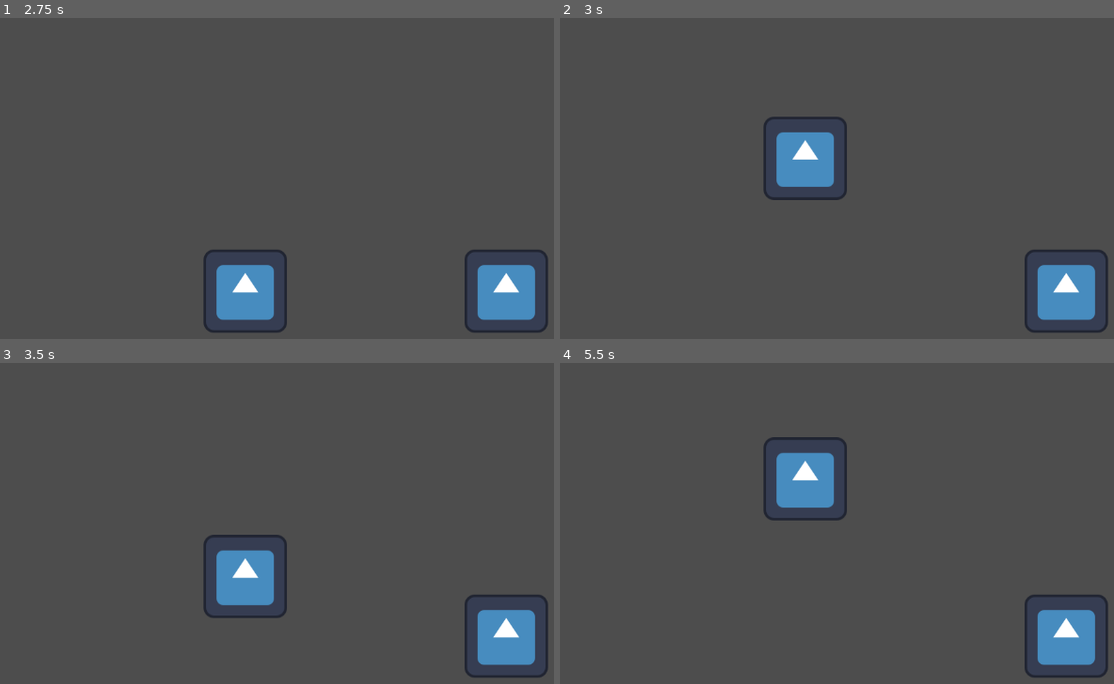
Above: before the commit, frames 1-4 (two rows, left to right).
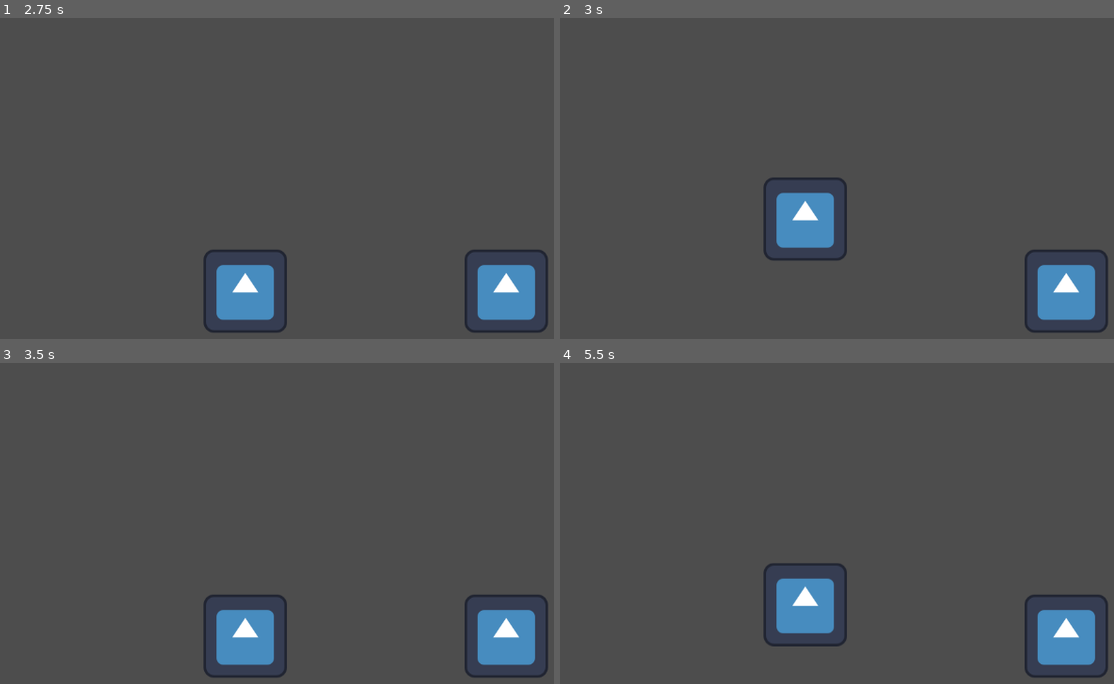
Above: after the commit, the same moments.

Repository: Pablo-Gallina/lucha
Game: Godot game, scene res://scenes/select/character_select.tscn
The game is run twice, just before and just after one commit, with the same random seed, the same clock (stepped at 60 frames per second) and the same inputs. The engine's default icon, where the game draws it, is replaced by a stand-in: a white triangle on a blue panel in a dark square.
Inputs:
- Up to frame 1 (2.75 s): click "Piedra" at 0.5 s; click "Papel" at 1.25 s; tap Enter at 2 s; hold Right (ui_right) from 2.03 s (still down); tap Up (ui_up) at 2.27 s
- Up to frame 2 (3 s): keep holding Right (ui_right); tap Space at 2.75 s
- Up to frame 3 (3.5 s): keep holding Right (ui_right); tap Up (ui_up) at 3.02 s
- Up to frame 4 (5.5 s): release Right (ui_right) at 3.53 s; hold Left (ui_left) 3.53-4.28 s; tap Enter at 4.25 s; hold Right (ui_right) from 4.28 s (still down); tap Up (ui_up) at 4.52, 5.27 s; tap Space at 5 s

Frame 1 is identical in both runs. In frame 2, 4.3% of the frame differs, in the area x 36-52%, y 30-76%; in frame 3, 4.3%; in frame 4, 4.6%, in the area x 36-52%, y 23-89%.

Commit message:
add different mechanics between character roles

Diff:
--- a/scenes/enviroment/duela.tscn
+++ b/scenes/enviroment/duela.tscn
@@ -4,6 +4,8 @@
 size = Vector2(1328, 32)
 
 [node name="Duela" type="StaticBody2D" unique_id=425698113]
+collision_layer = 4
+collision_mask = 0
 
 [node name="CollisionShape2D" type="CollisionShape2D" parent="." unique_id=1526543464]
 shape = SubResource("RectangleShape2D_7m18w")
--- a/scenes/player/paper/paper.gd
+++ b/scenes/player/paper/paper.gd
@@ -2,3 +2,4 @@
 
 func _ready() -> void:
 	print("Soy un paper")
+	jump_force = -1600.0
--- a/scenes/player/paper/player.tscn
+++ b/scenes/player/paper/player.tscn
@@ -7,6 +7,7 @@
 size = Vector2(128, 128)
 
 [node name="Paper" type="CharacterBody2D" unique_id=166887175]
+collision_mask = 4
 script = ExtResource("1_ktnog")
 
 [node name="Sprite2D" type="Sprite2D" parent="." unique_id=138495863]
--- a/scenes/player/rock/rock.gd
+++ b/scenes/player/rock/rock.gd
@@ -2,3 +2,5 @@
 
 func _ready() -> void:
 	print("Soy una roca")
+	speed = 200
+	jump_force = -800.0
--- a/scenes/player/rock/rock.tscn
+++ b/scenes/player/rock/rock.tscn
@@ -7,6 +7,7 @@
 size = Vector2(128, 128)
 
 [node name="Rock" type="CharacterBody2D" unique_id=2096297565]
+collision_mask = 4
 script = ExtResource("1_6yndn")
 
 [node name="Sprite2D" type="Sprite2D" parent="." unique_id=1121313308]
--- a/scenes/player/scisors/scisors.gd
+++ b/scenes/player/scisors/scisors.gd
@@ -2,3 +2,4 @@
 
 func _ready() -> void:
 	print("Soy una tijera")
+	speed = 600
--- a/scenes/player/scisors/scisors.tscn
+++ b/scenes/player/scisors/scisors.tscn
@@ -7,6 +7,7 @@
 size = Vector2(128, 128)
 
 [node name="Scisors" type="CharacterBody2D" unique_id=1783979083]
+collision_mask = 4
 script = ExtResource("1_rboc8")
 
 [node name="Sprite2D" type="Sprite2D" parent="." unique_id=696490531]
